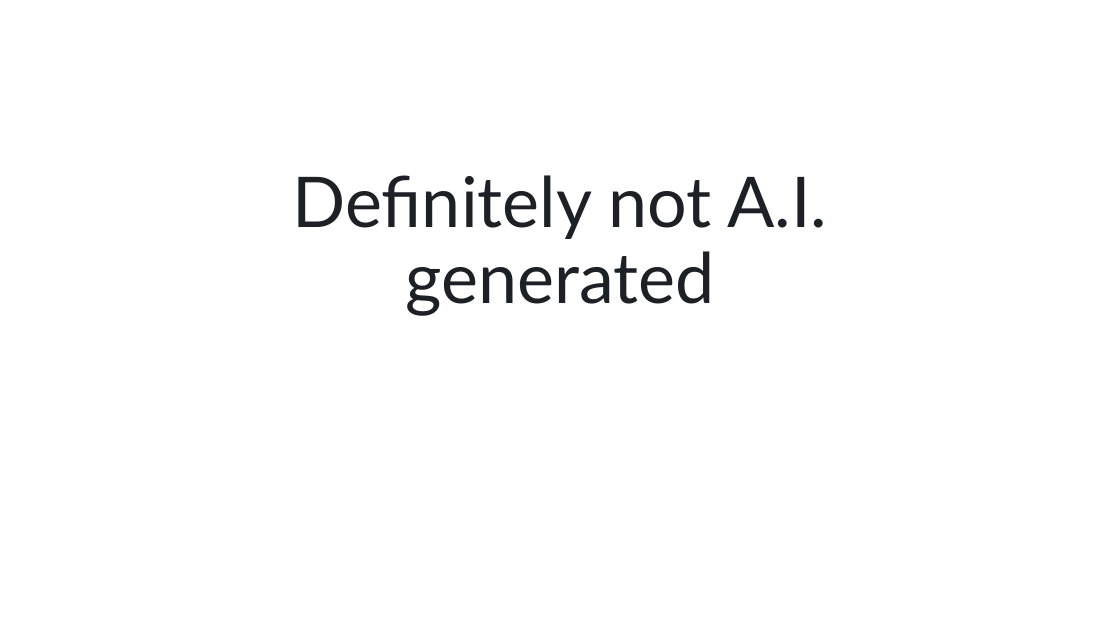
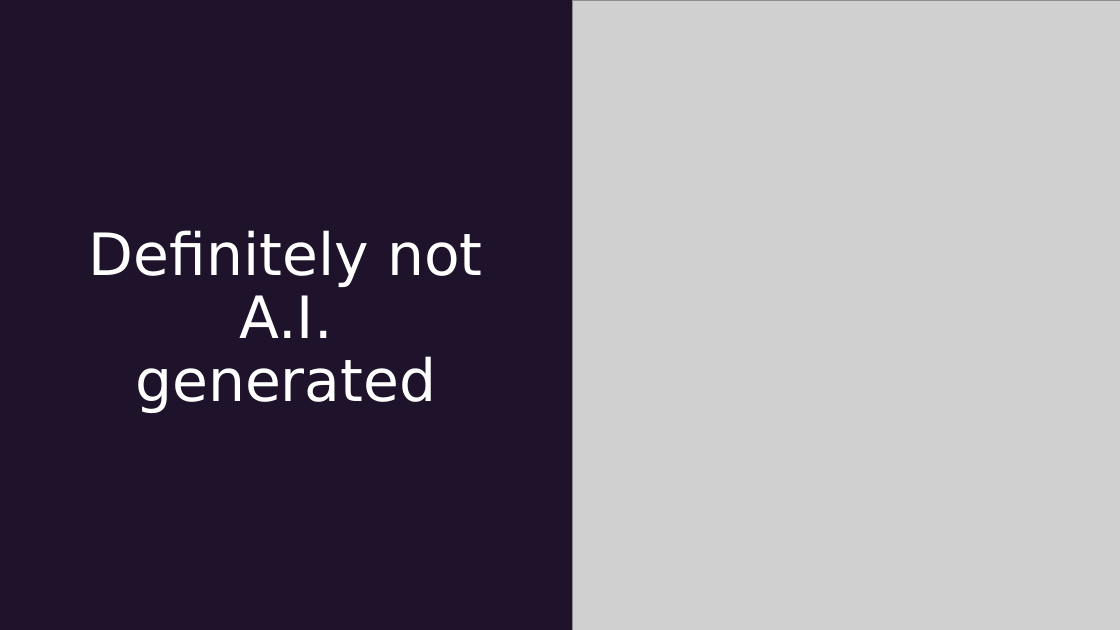
Before and after one commit to LmaoPewPew/DNAIG, a slide deck: slide 1 of praesantationen/Teampraesentation.pptx. Drawn at 1120x630 pixels with LibreOffice and Linux fonts; fonts in the diff are those of the drawing; grey boxes stand for pictures. Boxes give left, top, right and bottom in pixels: in the first picture for what was removed or moved away, otherwise in the second. Text is boxed around its words. In the diff, an @@ line names an element or a change of style, - is before the commit and + after.

```diff
--- a/praesantationen/Teampraesentation.pptx
+++ b/praesantationen/Teampraesentation.pptx
@@ background #FFFFFF to #1E132B @@
@@ picture added at (572, 0, 1120, 630) @@
@@ title "Definitely not A.I. generated": place and size @@
-title "Definitely not A.I. generated" at (293, 175, 827, 316)
+title "Definitely not A.I. generated" at (89, 230, 482, 413)
@@ title "Definitely not A.I. generated" at (89, 230, 482, 413): size 60 to 50 pt, font Lato to DejaVu Sans, text colour #1D2125 to #FFFFFF @@
```
Also in this commit, not shown: 6 other slides changed, 5 slides added, 1 slide removed.
